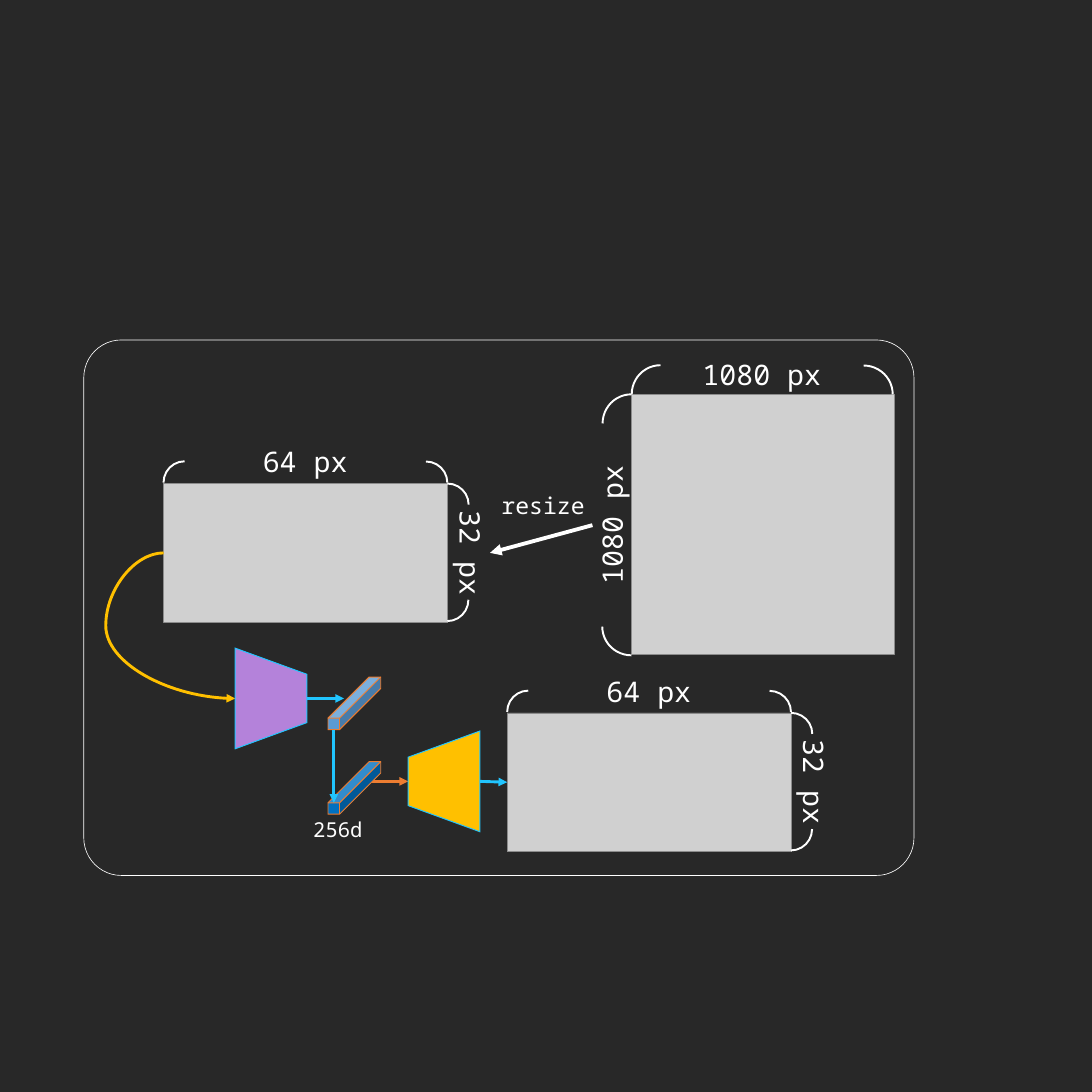
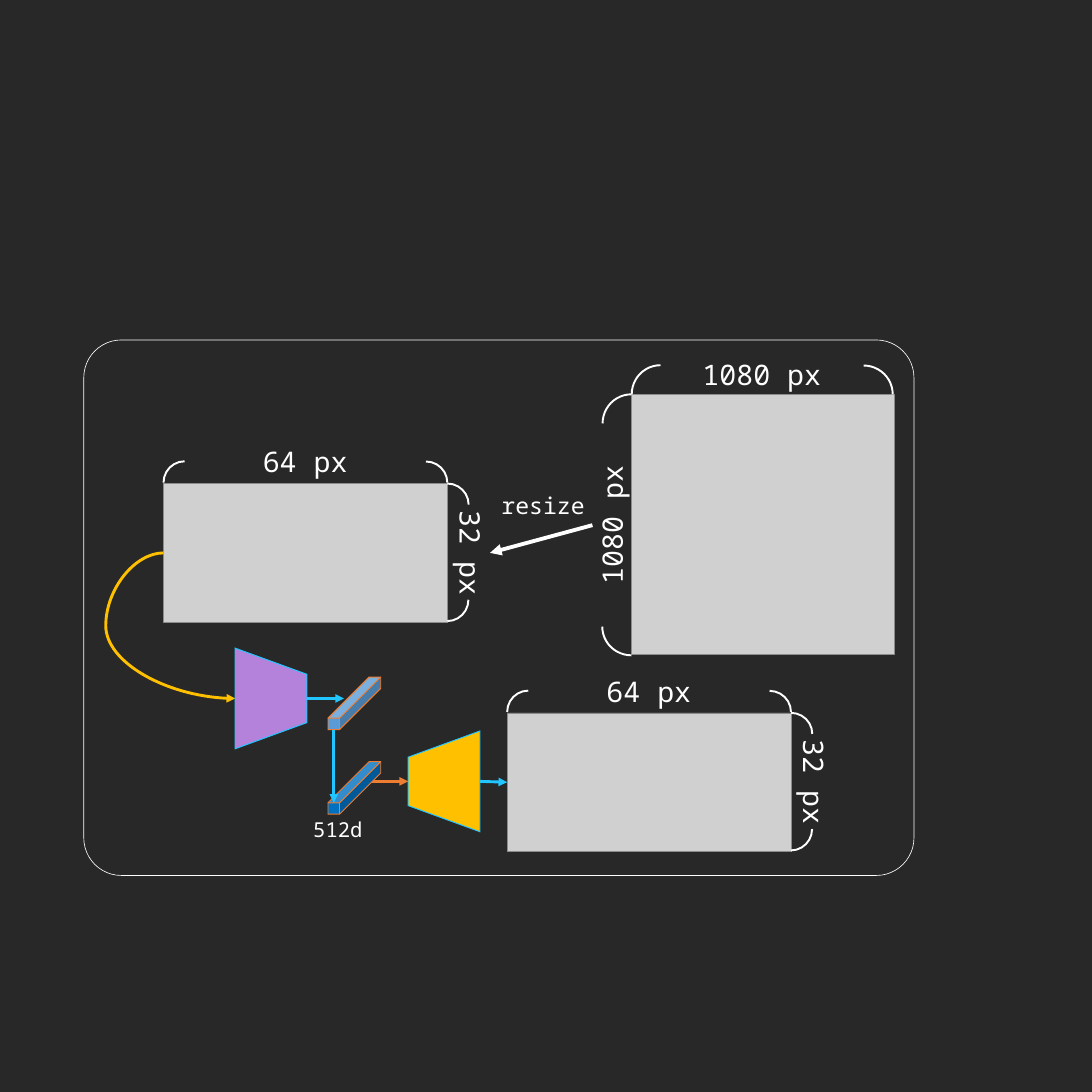
Before and after one commit to toonnyy8/ncku, a slide deck: slide 4 of dl2020/final/img.pptx. Drawn at 1092x1092 pixels with LibreOffice and Linux fonts; fonts in the diff are those of the drawing; grey boxes stand for pictures. Boxes give left, top, right and bottom in pixels: in the first picture for what was removed or moved away, otherwise in the second. Text is boxed around its words. In the diff, an @@ line names an element or a change of style, - is before the commit and + after.

```diff
--- a/dl2020/final/img.pptx
+++ b/dl2020/final/img.pptx
@@ text at box(313, 821, 362, 837): text changed @@
-256d
+512d
```
Also in this commit, not shown: 2 slides added, 6 other files.
